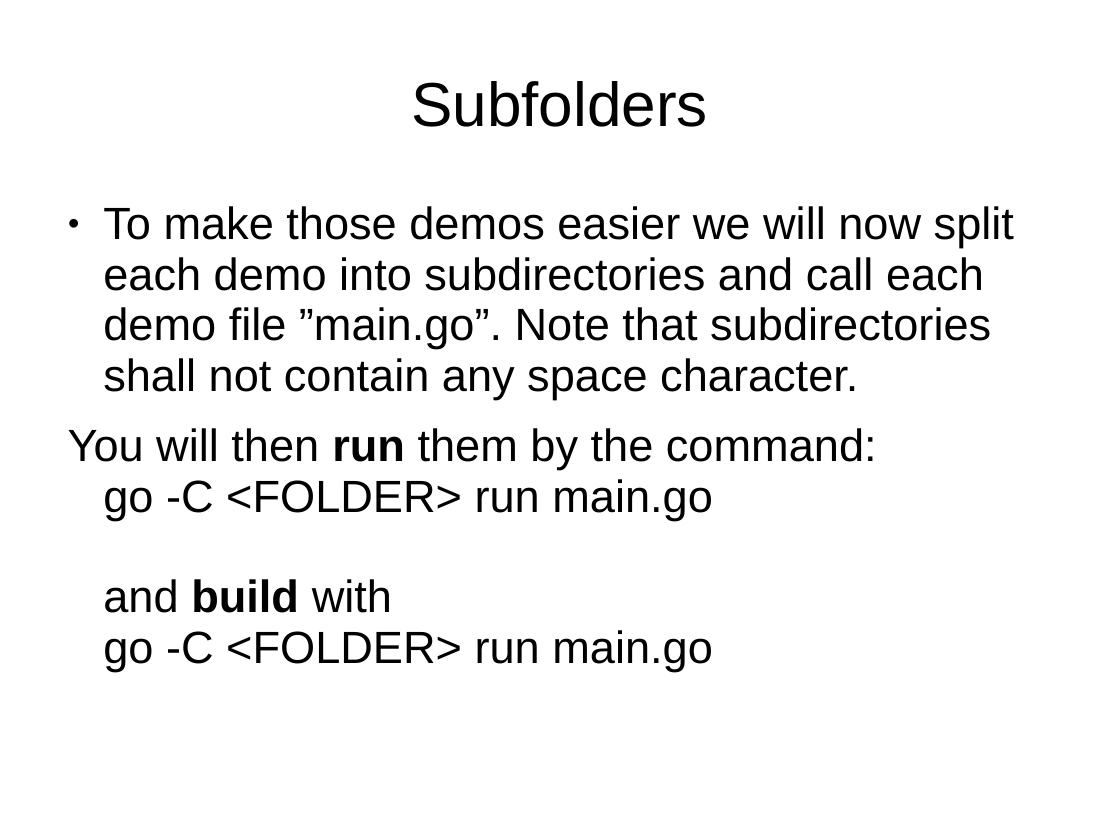
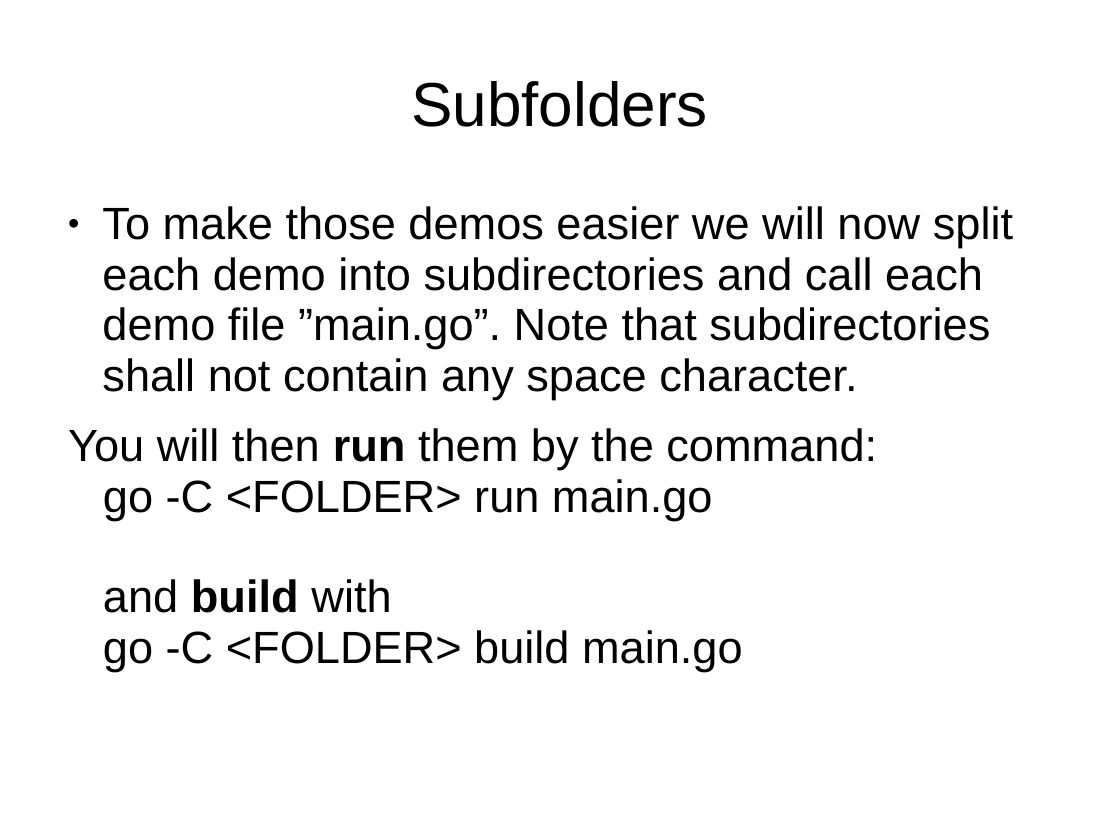
Before and after one commit to smicker/go_course, a slide deck: slide 24 of Golang genomgång.ppt. Drawn at 1120x840 pixels with LibreOffice and Linux fonts; fonts in the diff are those of the drawing; background and template pictures are left out. Boxes give left, top, right and bottom in pixels: in the first picture for what was removed or moved away, otherwise in the second. Text is boxed around its words. In the diff, an @@ line names an element or a change of style, - is before the commit and + after.

```diff
--- a/Golang genomgång.ppt
+++ b/Golang genomgång.ppt
@@ text at [68, 428, 877, 671]: text changed @@
-You will then run them by the command:
-go -C <FOLDER> run main.go
-and build with
-go -C <FOLDER> run main.go
+You will then run them by the command:
+go -C <FOLDER> run main.go
+and build with
+go -C <FOLDER> build main.go
```
Also in this commit, not shown: 47 other slides changed, 2 slides added, 2 slides removed, 1 other file.
